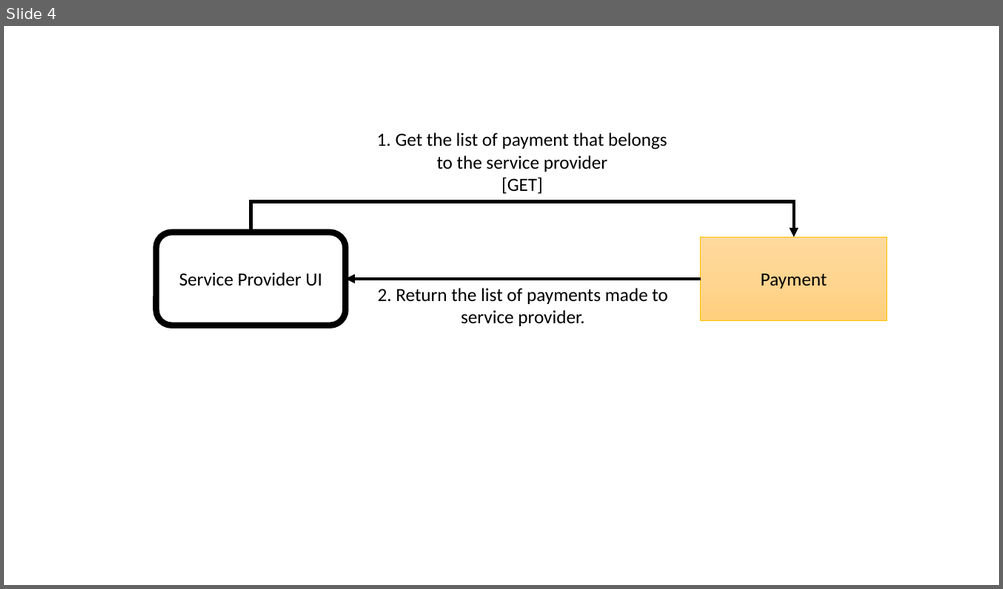
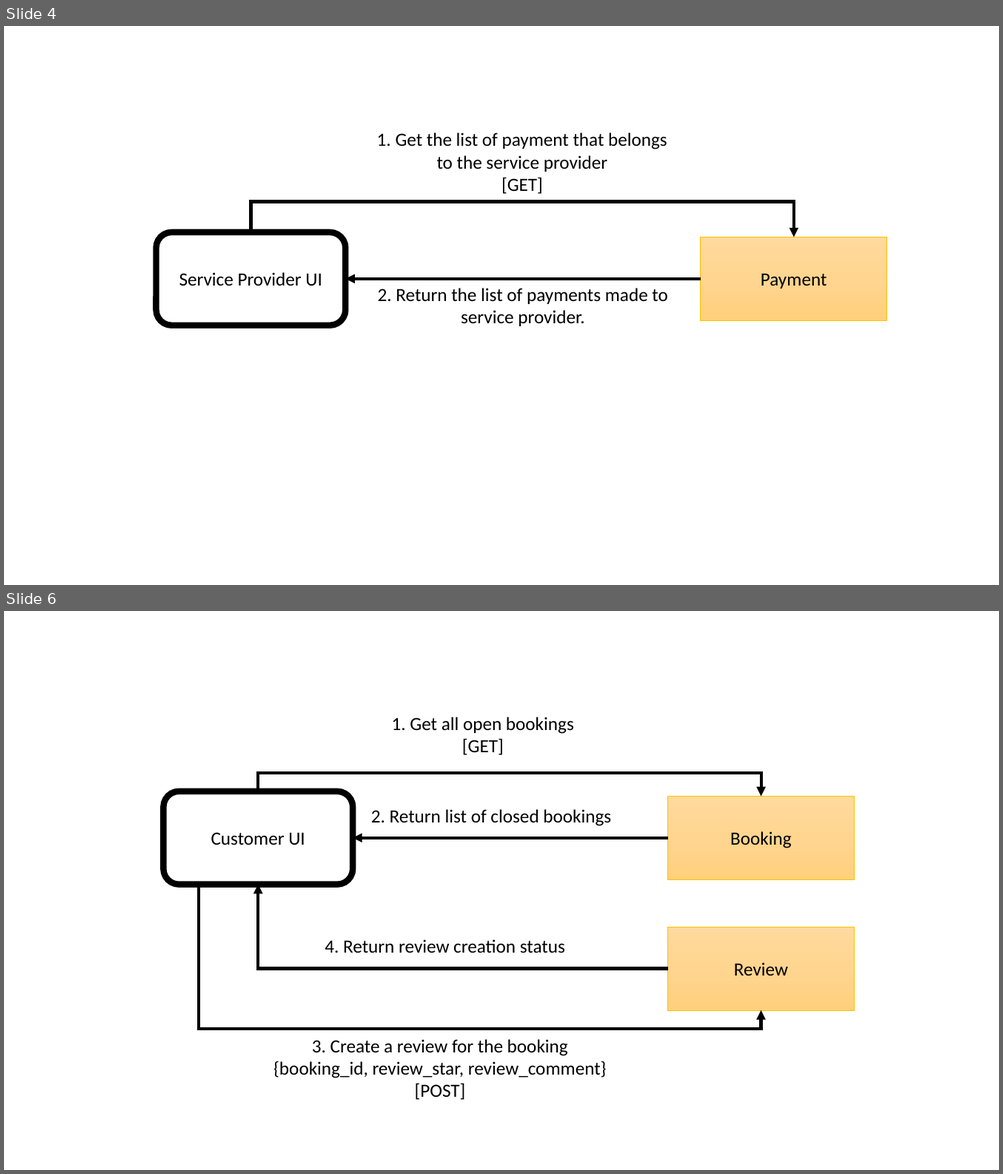
Before and after one commit to nicoonnicolas/ESD-G7T3-Production, a slide deck: documentations/Diagrams/Diagrams Correction.pptx. Shown one above the other, each under a label of ours: slide 4 before the commit, slides 4 and 6 after it; the slides between them are not shown. The pictures are 1003x589 and 1003x1174 pixels, drawn with LibreOffice and Linux fonts; fonts in the diff are those of the drawing. Boxes give left, top, right and bottom in pixels: in the first picture for what was removed or moved away, otherwise in the second. Text is boxed around its words. In the diff, an @@ line names an element or a change of style, - is before the commit and + after.

```diff
--- a/documentations/Diagrams/Diagrams Correction.pptx
+++ b/documentations/Diagrams/Diagrams Correction.pptx
@@ slide 6 added at (4, 611, 999, 1170), background #FFFFFF @@
@@ text added at (392, 717, 574, 755), 18 pt, text #000000 @@
+1. Get all open bookings
+[GET]
@@ elbow arrow added from (259, 792) to (760, 796), #000000 3 pt @@
@@ rounded rectangle added at (164, 792, 353, 885), fill #FFFFFF, outline #000000 6 pt, 18 pt, text #000000 @@
+Customer UI
@@ text added at (371, 809, 611, 826), 18 pt, text #000000 @@
+2. Return list of closed bookings
@@ rectangle added at (667, 796, 854, 880), fill gradient #FFDB9E to #FFD590 to #FFD07C, outline #FFC000 0.5 pt, 18 pt, text #000000 @@
+Booking
@@ arrow added from (667, 838) to (353, 838), #000000 3 pt @@
@@ elbow arrow added from (199, 885) to (760, 1011), #000000 3 pt @@
@@ elbow arrow added from (667, 969) to (259, 885), #000000 3 pt @@
@@ text added at (324, 940, 565, 954), 18 pt, text #000000 @@
+4. Return review creation status
@@ rectangle added at (667, 927, 854, 1011), fill gradient #FFDB9E to #FFD590 to #FFD07C, outline #FFC000 0.5 pt, 18 pt, text #000000 @@
+Review
@@ text added at (273, 1039, 606, 1100), 18 pt, text #000000 @@
+3. Create a review for the booking
+{booking_id, review_star, review_comment}
+[POST]
```
Also in this commit, not shown: 1 other slide added.
